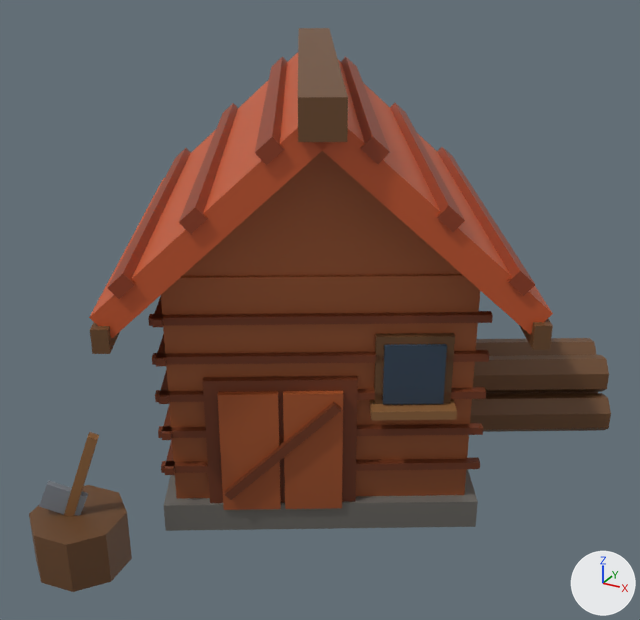
Before and after pictures for a commit that changed the glTF model art/models/building_2.glb.
One viewpoint serves both versions: a 50 mm lens placed at (0.584, -1.055, 0.737), pointed at (0.034, -0.054, 0.236). The lights are fixed; the arrows at lower right show +X, +Y and +Z. The picture after the commit comes second. Vertices at exactly the same position are counted once.

Objects in the first picture: 'building_2'.
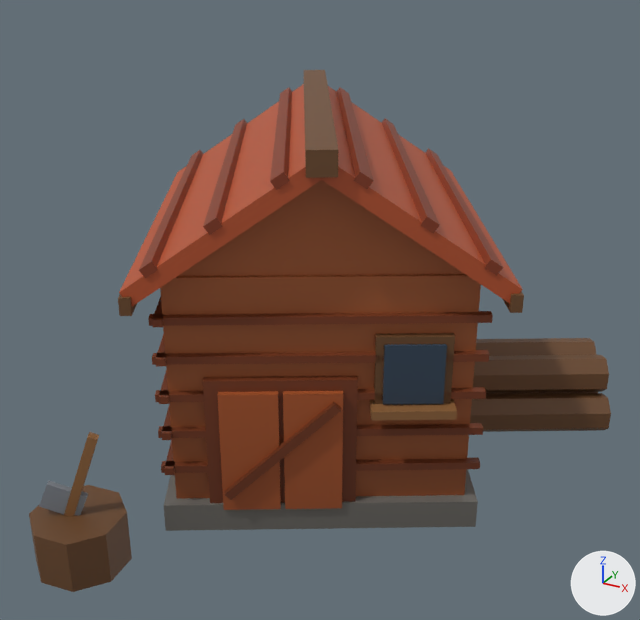
Location of each change, (x1, y1, x2, y2) in pixels of the pictures (640 x 620 px; the box of a moved part takes in the faces that stretch with it):
'building_2', reshaped (7% shorter)
    before: (29, 28, 611, 592)
    after: (29, 70, 611, 592)
part 1 of me_building_2, moved or reshaped
    before: (89, 28, 553, 354)
    after: (118, 70, 524, 316)
part 2 of me_building_2, recoloured
    before: (90, 53, 553, 334)
    after: (119, 84, 523, 303)

Edits to the bpy script that builds the scene:
```text
Change me_building_2:
    used by ob_building_2; location = (0.0, 0.0, 0.0)
    remove me_building_2.from_pydata(...)  # 372 vertices, 576 faces; spans x -0.375..0.404, y -0.468..0.39, z 0.0..0.575
    add me_building_2.from_pydata(...)  # 372 vertices, 576 faces; spans x -0.336..0.404, y -0.468..0.356, z 0.0..0.514
    me_building_2 part 1: 90 of 372 vertices moved; they spanned x -0.375..0.375, y -0.39..0.39, z 0.288..0.575 and now span x -0.336..0.336, y -0.35..0.35, z 0.321..0.514; mean shift (0.0, 0.0, -0.011); largest move (0.133, -0.281, 0.575) -> (0.122, -0.247, 0.514)
    me_building_2 part 2: 62 kept faces spanning x -0.333..0.333, y -0.345..0.345, z 0.33..0.501 get new vertex colours; the middle colour goes from brown #923d1d to brown #85391c
```
